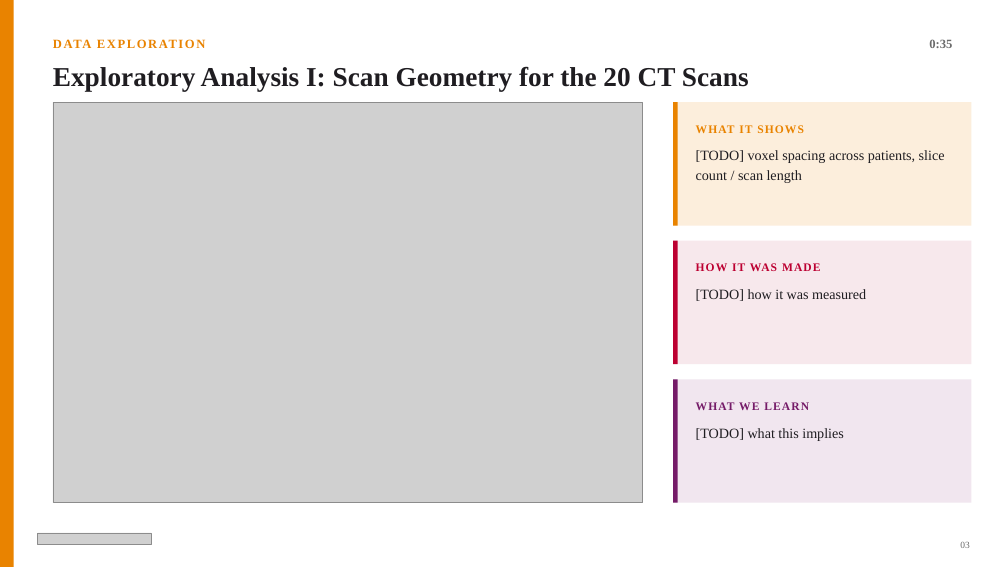
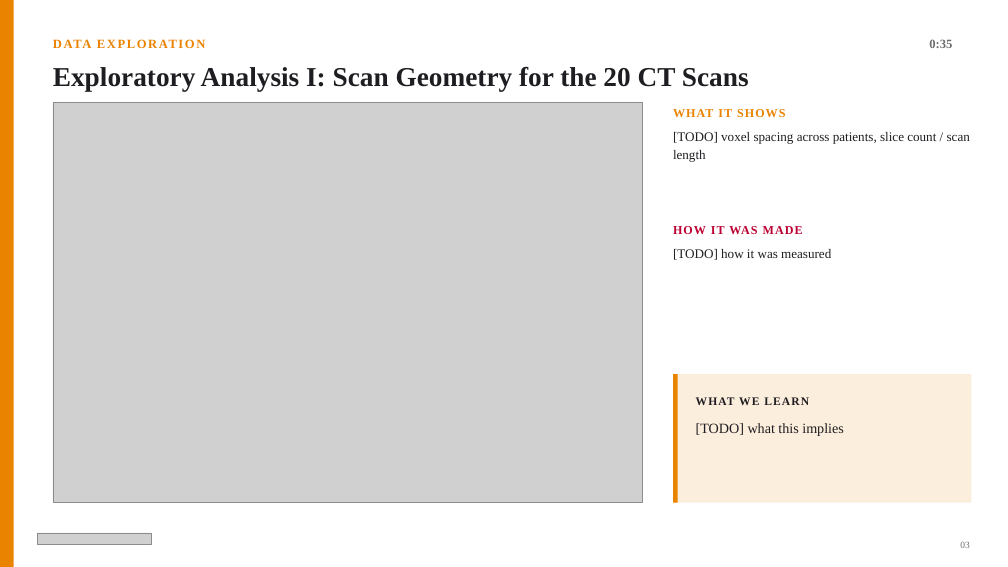
Before and after one commit to DenisaCG/ai4mi_project, a slide deck: slide 4 of deck/midproject_outline.pptx. Drawn at 1008x567 pixels with LibreOffice and Linux fonts; fonts in the diff are those of the drawing; grey boxes stand for pictures. Boxes give left, top, right and bottom in pixels: in the first picture for what was removed or moved away, otherwise in the second. Text is boxed around its words. In the diff, an @@ line names an element or a change of style, - is before the commit and + after.

Commit message:
Use one tinted box on the geometry slide, plain coloured titles above it

```diff
--- a/deck/midproject_outline.pptx
+++ b/deck/midproject_outline.pptx
@@ text "WHAT IT SHOWS": place and size @@
-text "WHAT IT SHOWS" at [696, 125, 804, 133]
+text "WHAT IT SHOWS" at [673, 109, 786, 117]
@@ text "WHAT IT SHOWS" at [673, 109, 786, 117]: size 11 to 11.5 pt @@
@@ rectangle removed at [673, 102, 972, 225] @@
@@ rectangle removed at [673, 102, 678, 225] @@
@@ text "[TODO] voxel spacing across patients, ...": place and size @@
-text "[TODO] voxel spacing across patients, ..." at [696, 150, 945, 183]
+text "[TODO] voxel spacing across patients, ..." at [673, 132, 970, 162]
@@ text "[TODO] voxel spacing across patients, ..." at [673, 132, 970, 162]: size 13.5 to 12.5 pt; line spacing 1.18 to 1.15 @@
@@ text "HOW IT WAS MADE" at [673, 226, 803, 234]: size 11 to 11.5 pt @@
@@ text "HOW IT WAS MADE": place and size @@
-text "HOW IT WAS MADE" at [696, 263, 820, 271]
+text "HOW IT WAS MADE" at [673, 226, 803, 234]
@@ text "[TODO] how it was measured" at [673, 249, 831, 260]: size 13.5 to 12.5 pt; line spacing 1.18 to 1.15 @@
@@ text "[TODO] how it was measured": place and size @@
-text "[TODO] how it was measured" at [696, 289, 866, 301]
+text "[TODO] how it was measured" at [673, 249, 831, 260]
@@ rectangle: place and size @@
-rectangle at [673, 240, 972, 364]
+rectangle at [673, 374, 972, 503]
@@ rectangle at [673, 374, 972, 503]: fill #F7E8EC to #FCEEDC @@
@@ rectangle: place and size @@
-rectangle at [673, 240, 678, 364]
+rectangle at [673, 374, 678, 503]
@@ rectangle at [673, 374, 678, 503]: fill #BC0031 to #E98300 @@
@@ rectangle removed at [673, 380, 972, 503] @@
@@ rectangle removed at [673, 380, 678, 503] @@
@@ text "WHAT WE LEARN" at [696, 397, 809, 405]: text colour #751B68 to #1F1D21 @@
@@ text "[TODO] what this implies": place and size @@
-text "[TODO] what this implies" at [696, 428, 844, 441]
+text "[TODO] what this implies" at [696, 423, 844, 436]
```
Also in this commit, not shown: 2 other files.
